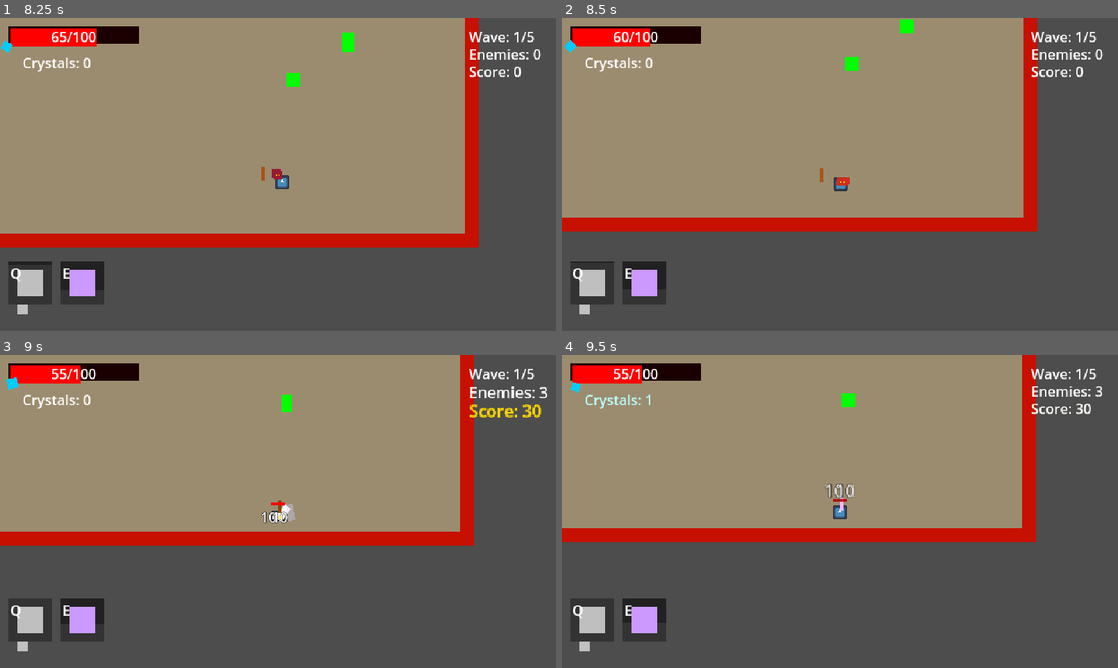
Above: before the commit, frames 1-4 (two rows, left to right).
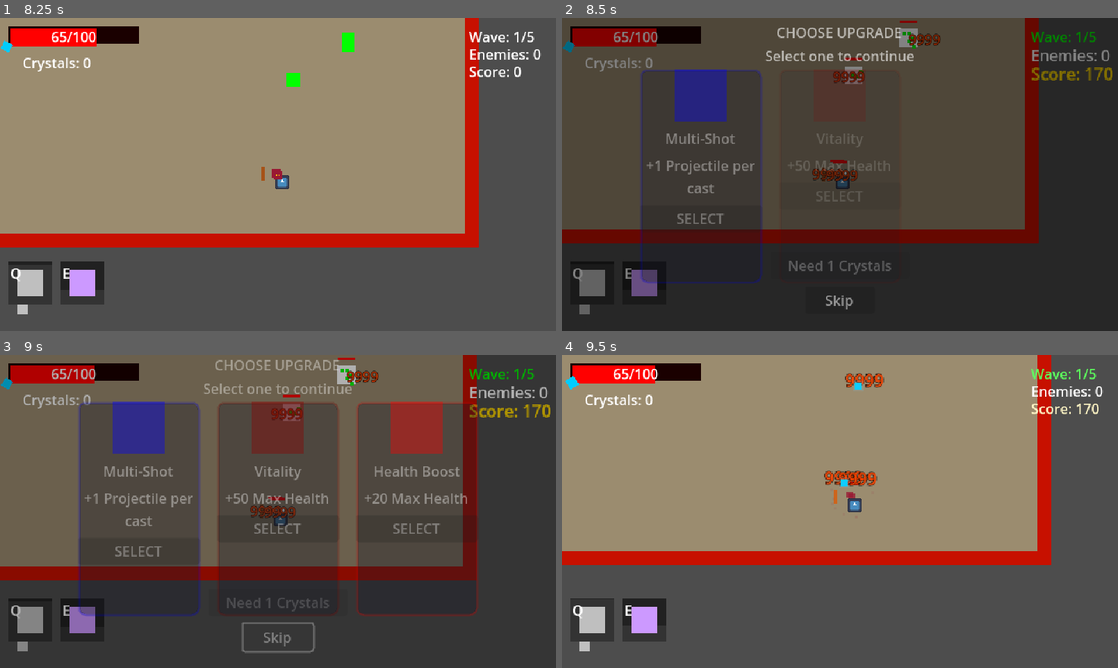
Above: after the commit, the same moments.

Repository: Azgr9/chaos
Game: Godot game, scene res://Scenes/Game/Game.tscn
The game is run twice, just before and just after one commit, with the same random seed, the same clock (stepped at 60 frames per second) and the same inputs. The engine's default icon, where the game draws it, is replaced by a stand-in: a white triangle on a blue panel in a dark square.
Inputs (mouse positions are in pixels of both pictures, inside the frame that each line leads up to):
- Up to frame 1 (8.25 s): move the mouse to (400, 158) at 0.52 s; hold D (move_right) 0.53-1.28 s; tap Space (dash) at 0.6, 4.55, 5.1 s; tap Q (swap_weapon) at 0.8, 1.35, 5.3, 7.35 s; move the mouse to (166, 190) at 1.27 s; hold S (move_down) 1.28-2.03 s; tap O at 1.55, 6.05 s; move the mouse to (333, 105) at 2.02 s; hold D (move_right) 2.03-2.78 s; hold O 2.03-2.78 s; tap L at 2.3, 2.85 s; move the mouse to (250, 237) at 2.77 s; hold W (move_up) 2.78-3.53 s; tap P at 3.05, 7.55 s; move the mouse to (444, 221) at 3.52 s; hold P 3.53-4.28 s; hold A (move_left) 3.53-5.03 s; tap I at 3.8, 4.35 s; tap E (staff_skill) at 4.15 s; move the mouse to (111, 127) at 4.27 s; move the mouse to (305, 174) at 5.02 s; hold S (move_down) 5.03-5.78 s; move the mouse to (194, 96) at 5.77 s; hold D (move_right) 5.78-6.53 s; right-click (194, 96) at 5.85 s; move the mouse to (400, 158) at 6.52 s; hold W (move_up) 6.53-7.28 s; hold L 6.53-7.28 s; click (400, 158) at 6.6 s; move the mouse to (166, 190) at 7.27 s; hold D (move_right) 7.28-8.03 s; move the mouse to (333, 105) at 8.02 s; hold S (move_down) from 8.03 s (still down); hold O from 8.03 s (still down)
- Up to frame 2 (8.5 s): keep holding S (move_down); keep holding O; tap I at 8.3 s
- Up to frame 3 (9 s): release S (move_down) at 8.75 s; release O at 8.75 s; click (278, 636) at 8.75 s, where only the run after the commit has a clickable "Skip"
- Up to frame 4 (9.5 s): no input

Frame 1 is identical in both runs. In frame 2, 98% of the frame differs, in the area x 0-100%, y 0-100%; in frame 3, 66%; in frame 4, 15%.

Commit message:
a

Diff:
--- a/Scenes/Ui/UpgradeMenu.tscn
+++ b/Scenes/Ui/UpgradeMenu.tscn
@@ -161,6 +161,21 @@
 size_flags_vertical = 8
 text = "SELECT"
 
+[node name="WeaponShopButton" type="Button" parent="Control"]
+layout_mode = 1
+anchors_preset = 7
+anchor_left = 0.5
+anchor_top = 1.0
+anchor_right = 0.5
+anchor_bottom = 1.0
+offset_left = -80.0
+offset_top = -90.0
+offset_right = 80.0
+offset_bottom = -60.0
+grow_horizontal = 2
+grow_vertical = 0
+text = "Buy Katana (1 Crystal)"
+
 [node name="SkipButton" type="Button" parent="Control"]
 layout_mode = 1
 anchors_preset = 7
--- /dev/null
+++ b/Scenes/Ui/WeaponShop.tscn
@@ -0,0 +1,83 @@
+[gd_scene load_steps=2 format=3 uid="uid://weapon_shop_scene"]
+
+[ext_resource type="Script" path="res://Scripts/Ui/WeaponShop.gd" id="1_shop"]
+
+[node name="WeaponShop" type="Control"]
+layout_mode = 3
+anchors_preset = 15
+anchor_right = 1.0
+anchor_bottom = 1.0
+grow_horizontal = 2
+grow_vertical = 2
+mouse_filter = 2
+script = ExtResource("1_shop")
+
+[node name="Panel" type="ColorRect" parent="."]
+layout_mode = 1
+anchors_preset = 8
+anchor_left = 0.5
+anchor_top = 0.5
+anchor_right = 0.5
+anchor_bottom = 0.5
+offset_left = -120.0
+offset_top = -100.0
+offset_right = 120.0
+offset_bottom = 100.0
+grow_horizontal = 2
+grow_vertical = 2
+color = Color(0.1, 0.1, 0.15, 0.95)
+
+[node name="VBoxContainer" type="VBoxContainer" parent="Panel"]
+layout_mode = 1
+anchors_preset = 15
+anchor_right = 1.0
+anchor_bottom = 1.0
+grow_horizontal = 2
+grow_vertical = 2
+
+[node name="TitleLabel" type="Label" parent="Panel/VBoxContainer"]
+layout_mode = 2
+text = "WEAPON SHOP"
+horizontal_alignment = 1
+
+[node name="Spacer1" type="Control" parent="Panel/VBoxContainer"]
+custom_minimum_size = Vector2(0, 20)
+layout_mode = 2
+
+[node name="CrystalCount" type="Label" parent="Panel/VBoxContainer"]
+layout_mode = 2
+text = "Chaos Crystals: 0"
+horizontal_alignment = 1
+
+[node name="Spacer2" type="Control" parent="Panel/VBoxContainer"]
+custom_minimum_size = Vector2(0, 20)
+layout_mode = 2
+
+[node name="WeaponPreview" type="ColorRect" parent="Panel/VBoxContainer"]
+custom_minimum_size = Vector2(40, 40)
+layout_mode = 2
+size_flags_horizontal = 4
+color = Color(0.9, 0.2, 0.2, 1)
+
+[node name="WeaponName" type="Label" parent="Panel/VBoxContainer"]
+layout_mode = 2
+text = "Katana"
+horizontal_alignment = 1
+
+[node name="WeaponDesc" type="Label" parent="Panel/VBoxContainer"]
+layout_mode = 2
+text = "Fast attacks + Dash Slash skill (Q)"
+horizontal_alignment = 1
+autowrap_mode = 2
+
+[node name="Spacer3" type="Control" parent="Panel/VBoxContainer"]
+custom_minimum_size = Vector2(0, 20)
+layout_mode = 2
+
+[node name="BuyButton" type="Button" parent="Panel/VBoxContainer"]
+layout_mode = 2
+text = "Buy Katana (1 Crystal)"
+
+[node name="CloseButton" type="Button" parent="Panel/VBoxContainer"]
+layout_mode = 2
+text = "Close"
--- /dev/null
+++ b/Scenes/Weapons/Katana.tscn
@@ -0,0 +1,32 @@
+[gd_scene load_steps=4 format=3 uid="uid://katana_scene"]
+
+[ext_resource type="Script" path="res://Scripts/Weapons/Katana.gd" id="1_katana"]
+
+[sub_resource type="RectangleShape2D" id="RectangleShape2D_katana"]
+size = Vector2(20, 6)
+
+[sub_resource type="RectangleShape2D" id="RectangleShape2D_sprite"]
+size = Vector2(18, 4)
+
+[node name="Katana" type="Node2D"]
+script = ExtResource("1_katana")
+
+[node name="Pivot" type="Node2D" parent="."]
+
+[node name="Sprite" type="ColorRect" parent="Pivot"]
+offset_left = 2.0
+offset_top = -2.0
+offset_right = 20.0
+offset_bottom = 2.0
+color = Color(0.9, 0.2, 0.2, 1)
+
+[node name="HitBox" type="Area2D" parent="Pivot"]
+collision_layer = 64
+collision_mask = 20
+
+[node name="CollisionShape2D" type="CollisionShape2D" parent="Pivot/HitBox"]
+position = Vector2(11, 0)
+shape = SubResource("RectangleShape2D_katana")
+
+[node name="AttackTimer" type="Timer" parent="."]
+one_shot = true
--- a/Scripts/Game/GameManager.gd
+++ b/Scripts/Game/GameManager.gd
@@ -232,3 +232,6 @@
 		crystals_changed.emit(chaos_crystals, total_crystals_collected)
 		return true
 	return false
+
+func get_crystal_count() -> int:
+	return chaos_crystals
--- a/Scripts/Player/Player.gd
+++ b/Scripts/Player/Player.gd
@@ -47,6 +47,12 @@
 @export var dash_cooldown: float = 0.5
 var dash_cooldown_timer: float = 0.0
 
+# Invulnerability (for katana dash)
+var is_invulnerable: bool = false
+
+# Debug mode
+var debug_mode: bool = false
+
 # Signals
 signal health_changed(current_health: float, max_health: float)
 signal player_died
@@ -144,6 +150,28 @@
 	# Weapon switching
 	if Input.is_action_just_pressed("swap_weapon"):
 		switch_weapon()
+
+	# Debug controls
+	if Input.is_physical_key_pressed(KEY_O):  # O key
+		if not debug_mode:
+			debug_mode = true
+			print("Debug mode: ON")
+
+	if Input.is_physical_key_pressed(KEY_L):  # L key to turn off
+		if debug_mode:
+			debug_mode = false
+			print("Debug mode: OFF")
+
+	if debug_mode:
+		if Input.is_physical_key_pressed(KEY_P):  # P key - Full heal
+			stats.current_health = stats.max_health
+			health_changed.emit(stats.current_health, stats.max_health)
+			print("Debug: Health restored")
+			await get_tree().create_timer(0.2).timeout  # Prevent spam
+
+		if Input.is_physical_key_pressed(KEY_I):  # I key - Kill all enemies
+			_debug_kill_all_enemies()
+			await get_tree().create_timer(0.2).timeout  # Prevent spam
 
 func move_player_pixel_perfect(delta):
 	# Calculate intended movement
@@ -321,6 +349,11 @@
 		print("No weapons left!")
 
 func take_damage(amount: float):
+	# Ignore damage if invulnerable
+	if is_invulnerable:
+		print("Debug: Damage blocked - player is invulnerable")
+		return
+
 	var is_dead = stats.take_damage(amount)
 	health_changed.emit(stats.current_health, stats.max_health)
 
@@ -426,3 +459,20 @@
 	velocity = dash_direction * dash_speed
 	move_and_slide()
 	position = position.round()
+
+func set_invulnerable(invulnerable: bool):
+	is_invulnerable = invulnerable
+	print("Debug: Player invulnerability set to: ", invulnerable)
+	# Visual feedback - slight transparency when invulnerable
+	if invulnerable:
+		sprite.modulate = Color(1, 1, 1, 0.5)
+	else:
+		sprite.modulate = Color.WHITE
+
+func _debug_kill_all_enemies():
+	var enemies = get_tree().get_nodes_in_group("enemies")
+	var count = enemies.size()
+	for enemy in enemies:
+		if enemy.has_method("take_damage"):
+			enemy.take_damage(9999)
+	print("Debug: Killed ", count, " enemies")
--- a/Scripts/Ui/UpgradeMenu.gd
+++ b/Scripts/Ui/UpgradeMenu.gd
@@ -12,13 +12,18 @@
 @onready var title_label: Label = $Control/Container/Title
 @onready var subtitle_label: Label = $Control/Container/Subtitle
 @onready var upgrade_cards: HBoxContainer = $Control/Container/UpgradeCards
+@onready var weapon_shop_button: Button = $Control/WeaponShopButton
 @onready var skip_button: Button = $Control/SkipButton
+
+const KATANA_SCENE = preload("res://Scenes/Weapons/Katana.tscn")
+const KATANA_PRICE = 1
 
 # Card references
 var card_panels: Array = []
 var card_data: Array = []
 var player_reference: Node2D = null
 var upgrade_system: UpgradeSystem = null
+var katana_purchased: bool = false
 
 # Signals
 signal upgrade_selected(upgrade: Dictionary)
@@ -49,8 +54,15 @@
 	if skip_button:
 		skip_button.pressed.connect(_on_skip_pressed)
 
+	# Connect weapon shop button
+	if weapon_shop_button:
+		weapon_shop_button.pressed.connect(_on_weapon_shop_pressed)
+
 func show_upgrades(player: Node2D):
 	player_reference = player
+
+	# Update weapon shop button
+	_update_weapon_shop_button()
 
 	# Get random upgrades
 	card_data = upgrade_system.get_random_upgrades(3)
@@ -154,6 +166,71 @@
 func _on_skip_pressed():
 	_close_menu()
 
+func _on_weapon_shop_pressed():
+	var game_manager = get_tree().get_first_node_in_group("game_manager")
+	if not game_manager:
+		return
+
+	# Check if player has enough crystals
+	if game_manager.get_crystal_count() >= KATANA_PRICE:
+		if game_manager.spend_crystals(KATANA_PRICE):
+			_swap_weapon_to_katana()
+			_update_weapon_shop_button()
+
+func _update_weapon_shop_button():
+	if not weapon_shop_button:
+		return
+
+	# Hide button if already purchased
+	if katana_purchased:
+		weapon_shop_button.visible = false
+		return
+
+	weapon_shop_button.visible = true
+	var game_manager = get_tree().get_first_node_in_group("game_manager")
+	if not game_manager:
+		return
+
+	var crystals = game_manager.get_crystal_count()
+	if crystals >= KATANA_PRICE:
+		weapon_shop_button.disabled = false
+		weapon_shop_button.text = "Buy Katana (%d Crystal)" % KATANA_PRICE
+	else:
+		weapon_shop_button.disabled = true
+		weapon_shop_button.text = "Need %d Crystals" % KATANA_PRICE
+
+func _swap_weapon_to_katana():
+	if not player_reference:
+		return
+
+	# Mark as purchased
+	katana_purchased = true
+
+	# Reset player attack state to prevent being stuck
+	player_reference.is_attacking = false
+
+	# Remove old weapon
+	if player_reference.current_weapon:
+		player_reference.current_weapon.queue_free()
+		player_reference.weapon_inventory.clear()
+
+	# Add new katana
+	var new_weapon = KATANA_SCENE.instantiate()
+	var weapon_holder = player_reference.get_node("WeaponPivot/WeaponHolder")
+	weapon_holder.add_child(new_weapon)
+	new_weapon.position = Vector2.ZERO
+
+	player_reference.current_weapon = new_weapon
+	player_reference.weapon_inventory.append(new_weapon)
+
+	# Connect signals
+	if new_weapon.has_signal("attack_finished"):
+		new_weapon.attack_finished.connect(player_reference._on_attack_finished)
+
+	# Reset attack state again after frame to ensure it's cleared
+	await get_tree().process_frame
+	player_reference.is_attacking = false
+
 func _close_menu():
 	# Animate out
 	var tween = create_tween()
--- /dev/null
+++ b/Scripts/Ui/WeaponShop.gd
@@ -0,0 +1,94 @@
+# SCRIPT: WeaponShop.gd
+# ATTACH TO: WeaponShop (Control) root node in WeaponShop.tscn
+# LOCATION: res://Scripts/Ui/WeaponShop.gd
+
+extends Control
+
+@onready var title_label: Label = $Panel/VBoxContainer/TitleLabel
+@onready var crystal_label: Label = $Panel/VBoxContainer/CrystalCount
+@onready var buy_button: Button = $Panel/VBoxContainer/BuyButton
+@onready var close_button: Button = $Panel/VBoxContainer/CloseButton
+
+const KATANA_SCENE = preload("res://Scenes/Weapons/Katana.tscn")
+const KATANA_PRICE = 1
+
+var player_reference: Node2D = null
+var game_manager: Node = null
+
+signal weapon_purchased(weapon_scene: PackedScene)
+signal shop_closed
+
+func _ready():
+	# Hide by default
+	visible = false
+
+	# Connect buttons
+	buy_button.pressed.connect(_on_buy_pressed)
+	close_button.pressed.connect(_on_close_pressed)
+
+	# Find references
+	player_reference = get_tree().get_first_node_in_group("player")
+	game_manager = get_tree().get_first_node_in_group("game_manager")
+
+func open_shop():
+	visible = true
+	_update_display()
+
+func close_shop():
+	visible = false
+	shop_closed.emit()
+
+func _update_display():
+	if game_manager and game_manager.has_method("get_crystal_count"):
+		var crystals = game_manager.get_crystal_count()
+		crystal_label.text = "Chaos Crystals: %d" % crystals
+
+		# Update button state
+		if crystals >= KATANA_PRICE:
+			buy_button.disabled = false
+			buy_button.text = "Buy Katana (%d Crystals)" % KATANA_PRICE
+		else:
+			buy_button.disabled = true
+			buy_button.text = "Not Enough Crystals (%d/%d)" % [crystals, KATANA_PRICE]
+	else:
+		crystal_label.text = "Chaos Crystals: 0"
+		buy_button.disabled = true
+
+func _on_buy_pressed():
+	if not game_manager or not game_manager.has_method("spend_crystals"):
+		return
+
+	if game_manager.spend_crystals(KATANA_PRICE):
+		# Purchase successful
+		weapon_purchased.emit(KATANA_SCENE)
+		_swap_weapon_for_player()
+		_update_display()
+
+		# Close shop after purchase
+		await get_tree().create_timer(0.5).timeout
+		close_shop()
+
+func _swap_weapon_for_player():
+	if not player_reference:
+		return
+
+	# Remove old weapon
+	if player_reference.current_weapon:
+		player_reference.current_weapon.queue_free()
+		player_reference.weapon_inventory.clear()
+
+	# Add new weapon
+	var new_weapon = KATANA_SCENE.instantiate()
+	var weapon_holder = player_reference.get_node("WeaponPivot/WeaponHolder")
+	weapon_holder.add_child(new_weapon)
+	new_weapon.position = Vector2.ZERO
+
+	player_reference.current_weapon = new_weapon
+	player_reference.weapon_inventory.append(new_weapon)
+
+	# Connect signals
+	if new_weapon.has_signal("attack_finished"):
+		new_weapon.attack_finished.connect(player_reference._on_attack_finished)
+
+func _on_close_pressed():
+	close_shop()
--- /dev/null
+++ b/Scripts/Weapons/Katana.gd
@@ -0,0 +1,291 @@
+# SCRIPT: Katana.gd
+# ATTACH TO: Katana (Node2D) root node in Katana.tscn
+# LOCATION: res://Scripts/Weapons/Katana.gd
+
+class_name Katana
+extends Node2D
+
+# Weapon stats
+@export var damage: float = 12.0  # Slightly higher than basic sword
+@export var attack_duration: float = 0.2  # Faster attacks
+@export var attack_cooldown: float = 0.3
+
+# Nodes
+@onready var pivot: Node2D = $Pivot
+@onready var sprite: ColorRect = $Pivot/Sprite
+@onready var hit_box: Area2D = $Pivot/HitBox
+@onready var hit_box_collision: CollisionShape2D = $Pivot/HitBox/CollisionShape2D
+@onready var attack_timer: Timer = $AttackTimer
+
+# State
+var is_attacking: bool = false
+var can_attack: bool = true
+var damage_multiplier: float = 1.0
+var hits_this_swing: Array = []
+
+# Skill system - Dash Slash
+var skill_cooldown: float = 6.0  # 6 seconds cooldown
+var skill_ready: bool = true
+var skill_timer: float = 0.0
+var is_dash_slashing: bool = false
+
+# Signals
+signal attack_finished
+signal dealt_damage(target: Node2D, damage: float)
+signal skill_used(cooldown: float)
+signal skill_ready_changed(ready: bool)
+
+func _ready():
+	# Connect hit detection
+	hit_box.area_entered.connect(_on_hit_box_area_entered)
+	hit_box.body_entered.connect(_on_hit_box_body_entered)
+	attack_timer.timeout.connect(_on_attack_cooldown_finished)
+
+	# Start with hitbox disabled
+	hit_box_collision.disabled = true
+
+	# Visual setup - Red katana
+	sprite.color = Color(0.9, 0.2, 0.2)  # Red
+
+	# Start hidden
+	visible = false
+	modulate.a = 0.0
+
+func _process(delta):
+	# Update skill cooldown
+	if not skill_ready:
+		skill_timer -= delta
+		if skill_timer <= 0:
+			skill_ready = true
+			skill_ready_changed.emit(true)
+
+func use_skill() -> bool:
+	if not skill_ready or is_attacking:
+		return false
+
+	skill_ready = false
+	skill_timer = skill_cooldown
+	skill_used.emit(skill_cooldown)
+	skill_ready_changed.emit(false)
+
+	# Perform dash slash
+	_perform_dash_slash()
+
+	return true
+
+func _perform_dash_slash():
+	# Get player and dash forward
+	var player = get_tree().get_first_node_in_group("player")
+	if not player:
+		return
+
+	is_dash_slashing = true
+	visible = true
+	hits_this_swing.clear()
+
+	# Make player invulnerable during dash
+	if player.has_method("set_invulnerable"):
+		player.set_invulnerable(true)
+
+	# Dash direction towards mouse
+	var mouse_pos = get_global_mouse_position()
+	var dash_direction = (mouse_pos - player.global_position).normalized()
+	var dash_distance = 80.0
+
+	# Position katana visually
+	pivot.position = Vector2.ZERO
+	pivot.rotation = dash_direction.angle()
+
+	# Create afterimage trail
+	_create_dash_trail(player)
+
+	# Create a damage area that follows the player
+	_create_dash_damage_area(player, dash_direction, dash_distance)
+
+	# Move player forward quickly
+	var start_pos = player.global_position
+	var end_pos = start_pos + dash_direction * dash_distance
+
+	var tween = create_tween()
+	tween.set_parallel(true)
+
+	# Dash movement
+	tween.tween_property(player, "global_position", end_pos, 0.15)\
+		.set_trans(Tween.TRANS_CUBIC).set_ease(Tween.EASE_OUT)
+
+	# Katana flash
+	modulate.a = 1.0
+	sprite.color = Color.WHITE
+	tween.tween_property(sprite, "color", Color(0.9, 0.2, 0.2), 0.3)
+
+	# Cleanup
+	tween.tween_callback(func():
+		visible = false
+		modulate.a = 0.0
+		is_dash_slashing = false
+		pivot.rotation = 0
+		pivot.position = Vector2.ZERO
+		# Remove invulnerability
+		if player.has_method("set_invulnerable"):
+			player.set_invulnerable(false)
+	)
+
+func _create_dash_damage_area(player: Node2D, direction: Vector2, distance: float):
+	# Manually check for enemies during dash and damage them
+	var dash_time = 0.15
+	var checks = 5
+	var hit_enemies = []
+
+	for i in range(checks):
+		await get_tree().create_timer(dash_time / checks).timeout
+
+		# Get all enemies in the game
+		var enemies = get_tree().get_nodes_in_group("enemies")
+
+		for enemy in enemies:
+			# Check distance to player (within dash radius)
+			if enemy.global_position.distance_to(player.global_position) < 30.0:
+				# Don't hit same enemy multiple times in one check
+				if enemy in hit_enemies:
+					continue
+
+				hit_enemies.append(enemy)
+
+				# Deal damage
+				var final_damage = damage * damage_multiplier * 1.5
+				print("Debug: Katana dash hit ", enemy.name, " for ", final_damage, " damage")
+
+				if enemy.has_method("take_damage"):
+					enemy.take_damage(final_damage)
+					dealt_damage.emit(enemy, final_damage)
+					_create_slash_effect(enemy.global_position)
+
+func _create_dash_trail(player: Node2D):
+	for i in range(5):
+		await get_tree().create_timer(0.03).timeout
+
+		var ghost = ColorRect.new()
+		ghost.size = Vector2(10, 10)
+		ghost.color = Color(0.9, 0.2, 0.2, 0.5)
+		get_tree().current_scene.add_child(ghost)
+		ghost.global_position = player.global_position
+
+		var tween = create_tween()
+		tween.tween_property(ghost, "modulate:a", 0.0, 0.3)
+		tween.tween_callback(ghost.queue_free)
+
+func get_skill_cooldown_percent() -> float:
+	if skill_ready:
+		return 1.0
+	return 1.0 - (skill_timer / skill_cooldown)
+
+func attack(_direction: Vector2, player_damage_multiplier: float = 1.0):
+	if not can_attack or is_attacking or is_dash_slashing:
+		return false
+
+	damage_multiplier = player_damage_multiplier
+	is_attacking = true
+	can_attack = false
+	hits_this_swing.clear()
+
+	_perform_quick_slash()
+
+	return true
+
+func _perform_quick_slash():
+	# Fast horizontal slash
+	visible = true
+
+	var tween = create_tween()
+	tween.set_parallel(true)
+
+	# Fade in quickly
+	tween.tween_property(self, "modulate:a", 1.0, 0.05)
+
+	# Starting position
+	pivot.rotation = deg_to_rad(-90)
+	pivot.position = Vector2(-10, 0)
+
+	tween.set_parallel(false)
+
+	# Enable hitbox
+	tween.tween_callback(func(): hit_box_collision.disabled = false)
+
+	# Lightning fast slash
+	sprite.scale = Vector2(1.6, 0.6)
+	tween.tween_property(pivot, "rotation", deg_to_rad(90), attack_duration)\
+		.set_trans(Tween.TRANS_CUBIC).set_ease(Tween.EASE_IN_OUT)
+	tween.parallel().tween_property(sprite, "scale", Vector2.ONE, attack_duration)
+
+	# Disable hitbox
+	tween.tween_callback(func(): hit_box_collision.disabled = true)
+
+	# Quick fade out
+	tween.tween_property(self, "modulate:a", 0.0, 0.1)
+
+	tween.tween_callback(finish_attack)
+
+	attack_timer.start(attack_cooldown)
+
+func finish_attack():
+	hit_box_collision.disabled = true
+	is_attacking = false
+	visible = false
+	pivot.rotation = 0
+	pivot.position = Vector2.ZERO
+	attack_finished.emit()
+
+func _on_attack_cooldown_finished():
+	can_attack = true
+
+func _on_hit_box_area_entered(area: Area2D):
+	var parent = area.get_parent()
+
+	if parent in hits_this_swing:
+		return
+
+	if parent.has_method("take_damage"):
+		hits_this_swing.append(parent)
+		var final_damage = damage * damage_multiplier
+		# Bonus damage during dash slash
+		if is_dash_slashing:
+			final_damage *= 1.5
+			print("Debug: Katana dash hit enemy for ", final_damage, " damage")
+		parent.take_damage(final_damage)
+		dealt_damage.emit(parent, final_damage)
+
+		# Visual feedback
+		_create_slash_effect(parent.global_position)
+
+func _on_hit_box_body_entered(body: Node2D):
+	if body in hits_this_swing:
+		return
+
+	if body.has_method("take_damage"):
+		hits_this_swing.append(body)
+		var final_damage = damage * damage_multiplier
+		if is_dash_slashing:
+			final_damage *= 1.5
+		body.take_damage(final_damage)
+		dealt_damage.emit(body, final_damage)
+		_create_slash_effect(body.global_position)
+
+func _create_slash_effect(hit_position: Vector2):
+	# Red slash effect
+	for i in range(3):
+		var particle = ColorRect.new()
+		particle.size = Vector2(6, 2)
+		particle.color = Color(1.0, 0.3, 0.3, 1.0)
+		get_tree().current_scene.add_child(particle)
+		particle.global_position = hit_position
+
+		var angle = randf_range(-PI, PI)
+		var direction = Vector2.from_angle(angle)
+		var distance = randf_range(10, 20)
+
+		var tween = create_tween()
+		tween.set_parallel(true)
+		tween.tween_property(particle, "global_position",
+			hit_position + direction * distance, 0.2)
+		tween.tween_property(particle, "modulate:a", 0.0, 0.2)
+		tween.tween_callback(particle.queue_free)
Not shown, added: Scripts/Ui/WeaponShop.gd.uid
Not shown, added: Scripts/Weapons/Katana.gd.uid
